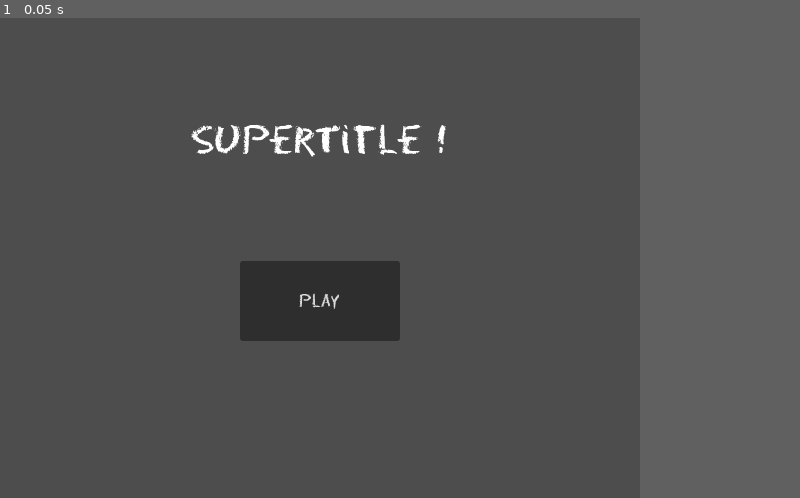
Above: before the commit, frame 1.
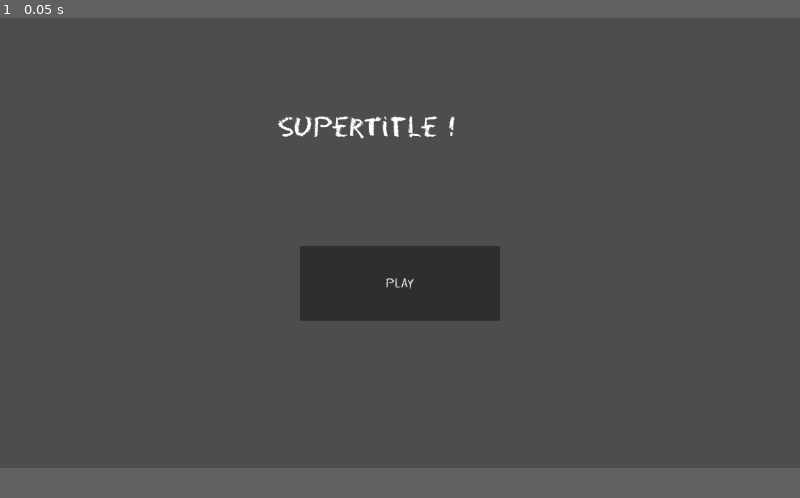
Above: after the commit, the same moment.

Repository: AntDum/UngodlyNumber
Game: Godot game, scene res://scenes/menu/main_menu.tscn
The game is run twice, just before and just after one commit, with the same random seed, the same clock (stepped at 60 frames per second) and the same inputs.
Inputs:
- Up to frame 1 (0.05 s): no input
In our replay, the window is 640x480 before the commit and 800x450 after it. These sizes can differ from the game's own. Grey fills any space a smaller window leaves; there, only what the larger window draws over its background counts as a difference.

The runs differ from the first frame. In frame 1, 5.2% of the frame differs, in the area x 23-63%, y 20-68%.

Commit message:
Add number scene

Diff:
--- a/project.godot
+++ b/project.godot
@@ -22,8 +22,6 @@
 
 [display]
 
-window/size/viewport_width=640
-window/size/viewport_height=480
 window/stretch/mode="viewport"
 
 [gui]
--- a/scenes/Level.tscn
+++ b/scenes/Level.tscn
@@ -1,3 +1,19 @@
-[gd_scene format=3 uid="uid://wavwqkxu8swx"]
+[gd_scene load_steps=3 format=3 uid="uid://c7hh264r55r2i"]
+
+[ext_resource type="Texture2D" uid="uid://bnli8vd25t7wb" path="res://assets/blackboard.png" id="1_uhqny"]
+[ext_resource type="Script" uid="uid://b67j40yg6h0jh" path="res://scenes/number_manager.gd" id="2_k5jlv"]
 
 [node name="Level" type="Node2D"]
+
+[node name="Sprite2D" type="TextureRect" parent="."]
+anchors_preset = 15
+anchor_right = 1.0
+anchor_bottom = 1.0
+grow_horizontal = 2
+grow_vertical = 2
+texture = ExtResource("1_uhqny")
+
+[node name="NumberManager" type="Node" parent="."]
+script = ExtResource("2_k5jlv")
+
+[node name="Camera2D" type="Camera2D" parent="."]
--- a/scenes/number.gd
+++ b/scenes/number.gd
@@ -1,12 +1,32 @@
 extends Node2D
-
+class_name Number
 
 
 var prime_factors = []
+var value = 1
 
+const raw_primes = [2, 3, 5, 7, 11, 13, 17, 19, 23, 29, 31, 37, 41, 43, 47, 53, 59, 61, 67, 71, 73, 79, 83, 89, 97, 101, 103, 107, 109, 113, 127, 131, 137, 139, 149, 151, 157, 163, 167, 173, 179, 181, 191, 193, 197, 199, 211, 223, 227, 229, 233, 239, 241, 251, 257, 263, 269, 271, 277, 281, 283, 293, 307, 311, 313, 317, 331, 337, 347, 349, 353, 359, 367, 373, 379, 383, 389, 397, 401, 409, 419, 421, 431, 433, 439, 443, 449, 457, 461, 463, 467, 479, 487, 491, 499, 503, 509, 521, 523, 541, 547, 557, 563, 569, 571, 577, 587, 593, 599, 601, 607, 613, 617, 619, 631, 641, 643, 647, 653, 659, 661, 673, 677, 683, 691, 701, 709, 719, 727, 733, 739, 743, 751, 757, 761, 769, 773, 787, 797, 809, 811, 821, 823, 827, 829, 839, 853, 857, 859, 863, 877, 881, 883, 887, 907, 911, 919, 929, 937, 941, 947, 953, 967, 971, 977, 983, 991, 997]
 
 func _ready() -> void:
-	pass
+	randomize_value(100)
 
 func _process(delta : float) -> void:
 	pass
+
+var rng = RandomNumberGenerator.new()
+
+func randomize_value(max: int):
+	value = rng.randi_range(2,max)
+	var reduced_value = value
+	var i = 0
+	while reduced_value != 1 and reduced_value >= raw_primes[i]:
+		if(reduced_value % raw_primes[i] == 0):
+			prime_factors.append(raw_primes[i])
+			reduced_value = int(reduced_value / raw_primes[i])
+		else:
+			i += 1
+	$Value.text = str(value)
+	var sanity_check = 1
+	for f in prime_factors:
+		sanity_check *= f
+	print("Sanity check : ", sanity_check == value)
--- a/scenes/number.tscn
+++ b/scenes/number.tscn
@@ -1,12 +1,27 @@
-[gd_scene load_steps=4 format=3 uid="uid://cskfa5ihbuu4g"]
+[gd_scene load_steps=5 format=3 uid="uid://cskfa5ihbuu4g"]
 
 [ext_resource type="Script" uid="uid://dls66jxadmxj1" path="res://scenes/number.gd" id="1_1u5is"]
-[ext_resource type="Script" uid="uid://d2gqwdu4c05rx" path="res://scenes/value.gd" id="2_ctckn"]
 
 [sub_resource type="CircleShape2D" id="CircleShape2D_ctckn"]
 radius = 57.0
 
-[node name="Number" type="Node2D"]
+[sub_resource type="GDScript" id="GDScript_1u5is"]
+script/source = "extends Label
+
+
+# Called when the node enters the scene tree for the first time.
+func _ready() -> void:
+	pass # Replace with function body.
+
+
+# Called every frame. 'delta' is the elapsed time since the previous frame.
+func _process(delta: float) -> void:
+	pass
+"
+
+[sub_resource type="CircleShape2D" id="CircleShape2D_1u5is"]
+
+[node name="Number" type="CharacterBody2D"]
 script = ExtResource("1_1u5is")
 
 [node name="Area2D" type="Area2D" parent="."]
@@ -19,8 +34,11 @@
 offset_top = -44.0
 offset_right = 172.0
 offset_bottom = 45.0
-theme_override_font_sizes/font_size = 75
+theme_override_font_sizes/font_size = 50
 text = "43"
 horizontal_alignment = 1
 vertical_alignment = 1
-script = ExtResource("2_ctckn")
+script = SubResource("GDScript_1u5is")
+
+[node name="CollisionShape2D" type="CollisionShape2D" parent="."]
+shape = SubResource("CircleShape2D_1u5is")
--- /dev/null
+++ b/scenes/number_manager.gd
@@ -0,0 +1,23 @@
+extends Node
+class_name NumberManager
+
+var NumberScn = preload("res://scenes/number.tscn")
+
+# Called when the node enters the scene tree for the first time.
+func _ready() -> void:
+	# Temporarly automatically creates numbers.
+	build_numbers(10)
+	pass # Replace with function body.
+
+# Called every frame. 'delta' is the elapsed time since the previous frame.
+func _process(delta: float) -> void:
+	pass
+
+
+func build_numbers(amount: int) -> void:
+	for i in amount:
+		var newNum = NumberScn.instantiate()
+		newNum.randomize_value(100)
+		add_child(newNum)
+		newNum.global_position.x = (i/5) * 100
+		newNum.global_position.y = 100 * (i%5)
Not shown, added: scenes/number_manager.gd.uid
